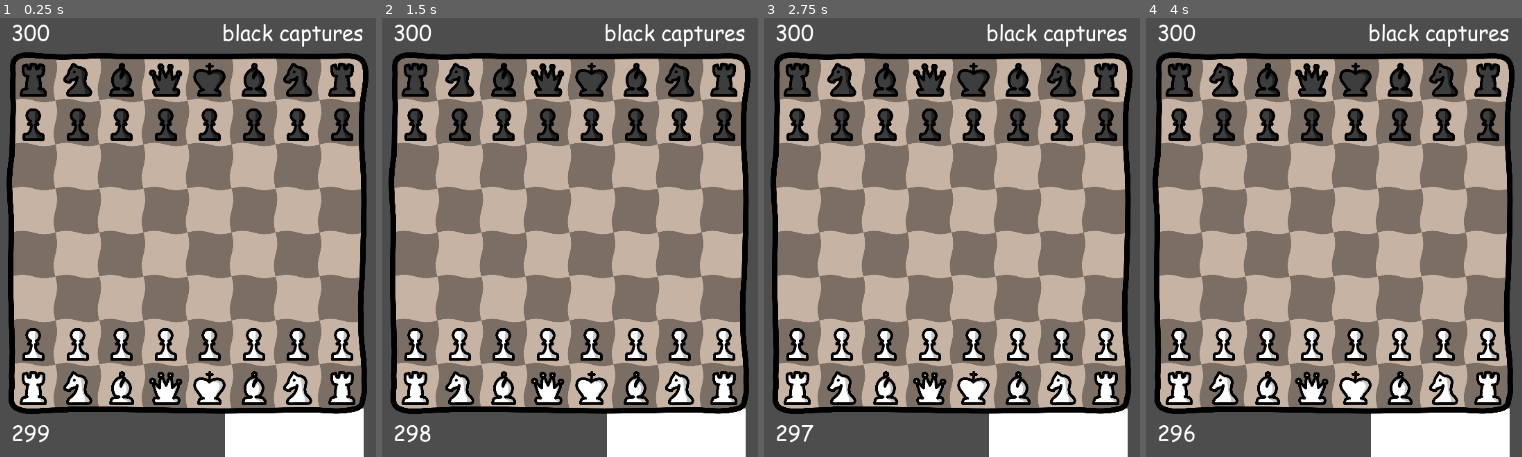
Above: before the commit, frames 1-4 (left to right).
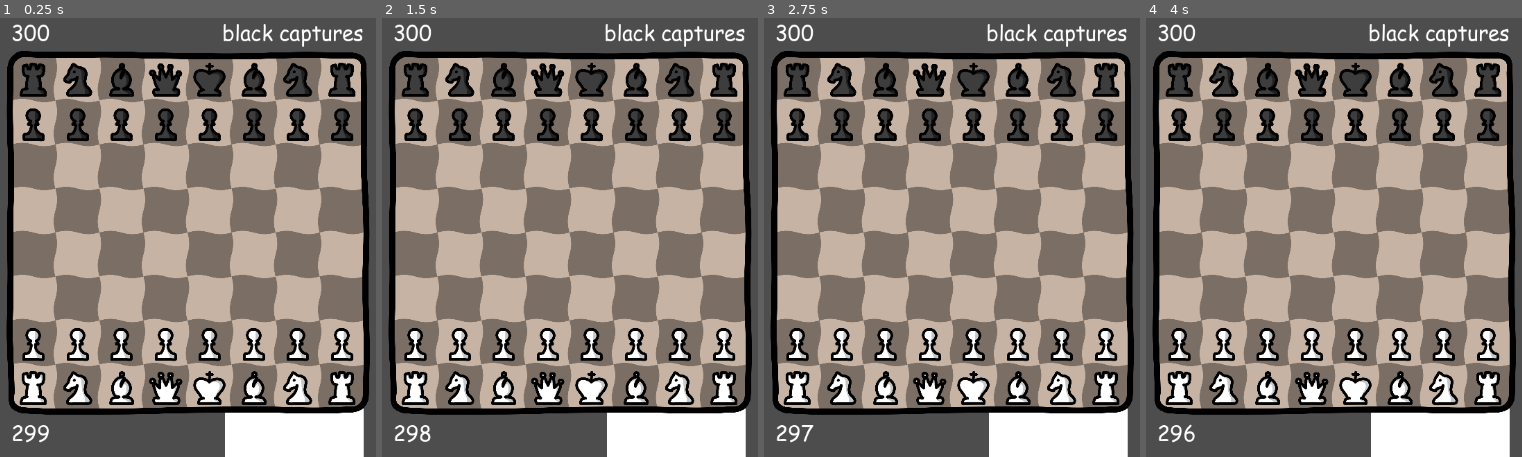
Above: after the commit, the same moments.

Repository: Empika1/DrunkChess
Game: Godot game, scene res://Scenes/Game.tscn
The game is run twice, just before and just after one commit, with the same random seed, the same clock (stepped at 60 frames per second) and the same inputs.
Inputs (mouse positions are in pixels of both pictures, inside the frame that each line leads up to):
- Up to frame 1 (0.25 s): no input
- Up to frame 2 (1.5 s): tap Enter at 0.5 s; move the mouse to (746, 211) at 0.52 s; click (746, 211) at 0.6 s; move the mouse to (408, 255) at 1.27 s; click (408, 255) at 1.35 s
- Up to frame 3 (2.75 s): tap Space at 2 s; move the mouse to (1030, 132) at 2.02 s; click (1030, 132) at 2.1 s
- Up to frame 4 (4 s): tap Enter at 2.75 s; move the mouse to (1292, 320) at 2.77 s; click (1292, 320) at 2.85 s; tap Space at 3.5 s; move the mouse to (outside the picture) at 3.52 s; click (outside the picture) at 3.6 s

The runs differ from the first frame. In frame 1, 3.2% of the frame differs, in the area x 1-99%, y 7-91%; in frame 2, 3.2%; in frame 3, 3.2%; in frame 4, 3.2%.

Commit message:
rounded rectangle shader yippeeee

Diff:
--- a/Scenes/Game.tscn
+++ b/Scenes/Game.tscn
@@ -9,6 +9,7 @@
 [ext_resource type="Shader" path="res://Shaders/CircleArcs.gdshader" id="6_uw84t"]
 [ext_resource type="Shader" path="res://Shaders/Arrows.gdshader" id="7_pwngt"]
 [ext_resource type="Texture2D" uid="uid://bqu4ssikxl5ej" path="res://Images/BoardBorder.svg" id="9_wubqd"]
+[ext_resource type="Shader" path="res://Shaders/RoundedBorder.gdshader" id="11_6jtdc"]
 [ext_resource type="Script" path="res://Scripts/GameManager.gd" id="15_uqtdi"]
 
 [sub_resource type="PlaceholderTexture2D" id="PlaceholderTexture2D_ujew3"]
@@ -55,6 +56,20 @@
 shader_parameter/arrowDistortPoints = null
 
 [sub_resource type="PlaceholderTexture2D" id="PlaceholderTexture2D_kb1m1"]
+
+[sub_resource type="ShaderMaterial" id="ShaderMaterial_uhl4r"]
+shader = ExtResource("11_6jtdc")
+shader_parameter/innerDistance = 0.03
+shader_parameter/outerDistance = 0.014
+shader_parameter/outerRadius = 0.045
+shader_parameter/noDistortLength = 0.035
+shader_parameter/bgCol = null
+shader_parameter/lineCol = Vector4(0, 0, 0, 1)
+shader_parameter/noiseMean = 0.695
+shader_parameter/noiseScale = Vector2(2.175, 0.054)
+shader_parameter/noiseSeed = 0.66
+
+[sub_resource type="PlaceholderTexture2D" id="PlaceholderTexture2D_dkrfx"]
 
 [node name="Control" type="Control"]
 layout_mode = 3
@@ -172,7 +187,7 @@
 hitRadiusColor = Color(0, 0, 0, 0.501961)
 thickness = 0.01
 whiteCapturerArrowColor = Color(1, 0.356863, 0.290196, 1)
-blackCapturerArrowColor = Color(1, 0.356863, 0.290196, 1)
+blackCapturerArrowColor = Color(0, 0.72549, 0.4, 1)
 arrowThickness = 0.005
 
 [node name="Aspect" type="AspectRatioContainer" parent="MainContainer/VBoxContainer/BoardSquare"]
@@ -185,11 +200,18 @@
 stretch_mode = 3
 
 [node name="BoardBorder" type="TextureRect" parent="MainContainer/VBoxContainer/BoardSquare/Aspect/SmallerBoardSquare"]
+visible = false
 z_index = 1
 layout_mode = 2
 texture = ExtResource("9_wubqd")
 expand_mode = 1
 
+[node name="TextureRect" type="TextureRect" parent="MainContainer/VBoxContainer/BoardSquare/Aspect/SmallerBoardSquare"]
+z_index = 1
+material = SubResource("ShaderMaterial_uhl4r")
+layout_mode = 2
+texture = SubResource("PlaceholderTexture2D_dkrfx")
+
 [node name="WhiteUIContainer" type="HBoxContainer" parent="MainContainer/VBoxContainer"]
 layout_mode = 2
 size_flags_vertical = 3
--- a/Scenes/test.tscn
+++ b/Scenes/test.tscn
@@ -1,15 +1,10 @@
 [gd_scene load_steps=4 format=3 uid="uid://6ybrga46cr3v"]
 
-[ext_resource type="Shader" path="res://Shaders/RoundedRectangle.gdshader" id="1_3peu0"]
+[ext_resource type="Shader" path="res://Shaders/test.gdshader" id="2_b0pak"]
 
 [sub_resource type="ShaderMaterial" id="ShaderMaterial_3x0sm"]
-shader = ExtResource("1_3peu0")
-shader_parameter/innerDistance = 0.045
-shader_parameter/outerDistance = 0.01
-shader_parameter/outerRadius = 0.075
-shader_parameter/aspectRatio = 3.0
-shader_parameter/bgCol = null
-shader_parameter/lineCol = Vector4(0, 0, 0, 1)
+shader = ExtResource("2_b0pak")
+shader_parameter/slice = 0.545
 
 [sub_resource type="PlaceholderTexture2D" id="PlaceholderTexture2D_mtti4"]
 
@@ -17,5 +12,5 @@
 material = SubResource("ShaderMaterial_3x0sm")
 offset_right = 1.0
 offset_bottom = 1.0
-scale = Vector2(1536, 512)
+scale = Vector2(512, 512)
 texture = SubResource("PlaceholderTexture2D_mtti4")
--- a/Scenes/test2.tscn
+++ b/Scenes/test2.tscn
@@ -1,12 +1,30 @@
-[gd_scene load_steps=2 format=3 uid="uid://b42l4w2003jao"]
+[gd_scene load_steps=4 format=3 uid="uid://b42l4w2003jao"]
 
-[ext_resource type="Texture2D" uid="uid://bqu4ssikxl5ej" path="res://Images/BoardBorder.svg" id="2_tgsk6"]
+[ext_resource type="Shader" path="res://Shaders/RoundedBorder.gdshader" id="1_mbcxu"]
+
+[sub_resource type="ShaderMaterial" id="ShaderMaterial_qfate"]
+shader = ExtResource("1_mbcxu")
+shader_parameter/innerDistance = 0.065
+shader_parameter/outerDistance = 0.035
+shader_parameter/outerRadius = 0.145
+shader_parameter/noDistortLength = 0.151
+shader_parameter/bgCol = null
+shader_parameter/lineCol = Vector4(0, 0, 0, 1)
+shader_parameter/noiseMean = 0.695
+shader_parameter/noiseScale = Vector2(2.175, 0.015)
+shader_parameter/noiseSeed = 0.435
+
+[sub_resource type="PlaceholderTexture2D" id="PlaceholderTexture2D_rqdx4"]
 
 [node name="Control" type="TextureRect"]
+material = SubResource("ShaderMaterial_qfate")
 anchors_preset = 15
 anchor_right = 1.0
 anchor_bottom = 1.0
+offset_right = -639.435
+offset_bottom = -136.0
 grow_horizontal = 2
 grow_vertical = 2
-texture = ExtResource("2_tgsk6")
+scale = Vector2(1.935, 1.235)
+texture = SubResource("PlaceholderTexture2D_rqdx4")
 expand_mode = 1
--- a/Shaders/Arcs.gdshader
+++ b/Shaders/Arcs.gdshader
@@ -1,6 +1,7 @@
 shader_type canvas_item;
 #include "LSquared.gdshaderinc"
 #include "AClockwise.gdshaderinc"
+#include "Constants.gdshaderinc"
 
 const int numArcs = 64;
 uniform vec2[numArcs] arcCenters;
@@ -11,8 +12,13 @@
 uniform vec2[numArcs] arcStarts;
 uniform vec2[numArcs] arcEnds;
 
+varying float canvas11;
+void vertex() {
+	canvas11 = CANVAS_MATRIX[1][1];
+}
+
 void fragment() {
-	float blur = 0.0006;
+	float blur = blurC / canvas11;
 
 	COLOR = vec4(0.);
 	for(int i = 0; i < numArcs; i++) {
--- a/Shaders/Arrows.gdshader
+++ b/Shaders/Arrows.gdshader
@@ -1,6 +1,7 @@
 shader_type canvas_item;
 #include "LineBlur.gdshaderinc"
 #include "Distort.gdshaderinc"
+#include "Constants.gdshaderinc"
 
 const int numArrows = 128;
 uniform vec2[numArrows] arrowStarts;
@@ -10,8 +11,13 @@
 uniform float[numArrows] arrowThicknesses;
 uniform vec2[numArrows] arrowDistortPoints;
 
+varying float canvas11;
+void vertex() {
+	canvas11 = CANVAS_MATRIX[1][1];
+}
+
 void fragment() {
-	float blur = 0.0006;
+	float blur = blurC / canvas11;
 	COLOR = vec4(0.);
 	for(int i = 0; i < numArrows; i++) {
 		vec4 col1 = vec4(arrowColorsrg[i].xy, arrowColorsba[i].xy);
--- a/Shaders/CircleArcs.gdshader
+++ b/Shaders/CircleArcs.gdshader
@@ -1,6 +1,7 @@
 shader_type canvas_item;
 #include "LSquared.gdshaderinc"
 #include "AClockwise.gdshaderinc"
+#include "Constants.gdshaderinc"
 
 const int numCircles = 32;
 uniform vec2[numCircles] circleCenters;
@@ -14,8 +15,13 @@
 uniform vec2[numArcs] arcStarts;
 uniform vec2[numArcs] arcEnds;
 
+varying float canvas11;
+void vertex() {
+	canvas11 = CANVAS_MATRIX[1][1];
+}
+
 void fragment() {
-	float blur = 0.0006;
+	float blur = blurC / canvas11;
 
 	COLOR = vec4(0.);
 
--- a/Shaders/Circles.gdshader
+++ b/Shaders/Circles.gdshader
@@ -1,5 +1,6 @@
 shader_type canvas_item;
 #include "LSquared.gdshaderinc"
+#include "Constants.gdshaderinc"
 
 const int numCircles = 64;
 uniform vec2[numCircles] circleCenters;
@@ -7,8 +8,13 @@
 uniform vec2[numCircles] circleColorsrg;
 uniform vec2[numCircles] circleColorsba;
 
+varying float canvas11;
+void vertex() {
+	canvas11 = CANVAS_MATRIX[1][1];
+}
+
 void fragment() {
-	float blur = 0.0006;
+	float blur = blurC / canvas11;
 
 	COLOR = vec4(0.);
 	for(int i = 0; i < numCircles; i++) {
--- a/Shaders/Lines.gdshader
+++ b/Shaders/Lines.gdshader
@@ -1,5 +1,6 @@
 shader_type canvas_item;
 #include "LineBlur.gdshaderinc"
+#include "Constants.gdshaderinc"
 
 const int numlines = 16;
 uniform vec2[numlines] lineStarts;
@@ -8,8 +9,13 @@
 uniform vec2[numlines] lineColorsba;
 uniform float[numlines] lineThicknesses;
 
+varying float canvas11;
+void vertex() {
+	canvas11 = CANVAS_MATRIX[1][1];
+}
+
 void fragment() {
-	float blur = 0.0006;
+	float blur = blurC / canvas11;
 	COLOR = vec4(0.);
 	for(int i = 0; i < numlines; i++) {
 		vec4 col1 = vec4(lineColorsrg[i].xy, lineColorsba[i].xy);
--- /dev/null
+++ b/Shaders/RoundedBorder.gdshader
@@ -0,0 +1,136 @@
+shader_type canvas_item;
+
+#include "Constants.gdshaderinc"
+#include "Noise.gdshaderinc"
+
+uniform float innerDistance;
+uniform float outerDistance;
+uniform float outerRadius;
+uniform float noDistortLength;
+uniform vec4 bgCol;
+uniform vec4 lineCol;
+//uniform sampler2D noise;
+uniform float noiseMean;
+uniform vec2 noiseScale;
+uniform float noiseSeed;
+
+varying float aspectRatio;
+varying float model11;
+varying float canvas11;
+varying float screen11;
+void vertex() {
+	model11 = MODEL_MATRIX[1][1];
+	canvas11 = CANVAS_MATRIX[1][1];
+	screen11 = SCREEN_MATRIX[1][1];
+	aspectRatio = MODEL_MATRIX[0][0] / model11;
+}
+
+//float sampleNoise(float uv) {
+	//return (texture(noise, vec2(mod(uv * noiseScale.x + noiseSeed, 1.), 0.)).r - noiseMean) * noiseScale.y;
+//}
+
+const float noiseScaleYConst = 0.1;
+float sampleNoise(float uv) {
+	return sNoise1D(uv * noiseScale.x + noiseSeed) * noiseScale.y * noiseScaleYConst;
+}
+
+void fragment() {
+	vec2 newUV = vec2(UV.x * aspectRatio, UV.y);
+
+	if(newUV.x >= newUV.y && aspectRatio - newUV.x >= newUV.y &&
+		newUV.y <= 0.5) {
+		float displacement = sampleNoise(UV.x);
+		float displacementScale = min(newUV.x - newUV.y, aspectRatio - newUV.x - newUV.y);
+		displacementScale = clamp(displacementScale, 0., noDistortLength) / noDistortLength;
+		displacementScale = smoothstep(0., 1., displacementScale);
+		newUV.y += displacement * displacementScale;
+	}
+	else if(newUV.x <= newUV.y && newUV.x <= 1. - newUV.y &&
+		newUV.x <= 0.5 * aspectRatio) {
+		float displacement = sampleNoise(UV.y + 1.);
+		float displacementScale = min(newUV.y - newUV.x, 1. - newUV.y - newUV.x);
+		displacementScale = clamp(displacementScale, 0., noDistortLength) / noDistortLength;
+		displacementScale = smoothstep(0., 1., displacementScale);
+		newUV.x += displacement * displacementScale;
+	}
+	else if(newUV.x >= 1. - newUV.y && aspectRatio - newUV.x >= 1. - newUV.y &&
+		newUV.y >= 0.5) {
+		float displacement = sampleNoise(UV.x + 2.);
+		float displacementScale = min(newUV.x - (1. - newUV.y), aspectRatio - newUV.x - (1. - newUV.y));
+		displacementScale = clamp(displacementScale, 0., noDistortLength) / noDistortLength;
+		displacementScale = smoothstep(0., 1., displacementScale);
+		newUV.y -= displacement * displacementScale;
+	}
+	else if(aspectRatio - newUV.x <= newUV.y && aspectRatio - newUV.x <= 1. - newUV.y &&
+		newUV.x >= 0.5 * aspectRatio) {
+		float displacement = sampleNoise(UV.y + 3.);
+		float displacementScale = min(newUV.y - (aspectRatio - newUV.x), 1. - newUV.y - (aspectRatio - newUV.x));
+		displacementScale = clamp(displacementScale, 0., noDistortLength) / noDistortLength;
+		displacementScale = smoothstep(0., 1., displacementScale);
+		newUV.x -= displacement * displacementScale;
+	}
+
+	vec2 topLeftCircleCenter = vec2(outerDistance + outerRadius);
+	vec2 topRightCircleCenter = vec2(aspectRatio - topLeftCircleCenter.x, topLeftCircleCenter.y);
+	vec2 bottomLeftCircleCenter = vec2(topLeftCircleCenter.x, 1. - topLeftCircleCenter.y);
+	vec2 bottomRightCircleCenter = vec2(aspectRatio - topLeftCircleCenter.x, 1. - topLeftCircleCenter.y);
+	vec2 circleCenter = vec2(-9999.);
+	if(newUV.x <= topLeftCircleCenter.x && newUV.y <= topLeftCircleCenter.y) {
+		circleCenter = topLeftCircleCenter;
+	}
+	else if(newUV.x >= topRightCircleCenter.x && newUV.y <= topRightCircleCenter.y) {
+		circleCenter = topRightCircleCenter;
+	}
+	else if(newUV.x <= bottomLeftCircleCenter.x && newUV.y >= bottomLeftCircleCenter.y) {
+		circleCenter = bottomLeftCircleCenter;
+	}
+	else if(newUV.x >= bottomRightCircleCenter.x && newUV.y >= bottomRightCircleCenter.y) {
+		circleCenter = bottomRightCircleCenter;
+	}
+
+	float newBlur = blurC / canvas11;
+	if(circleCenter != vec2(-9999.)) {
+		float dist = length(newUV - circleCenter);
+		float innerRadius = outerRadius + outerDistance - innerDistance;
+		if(dist <= innerRadius - newBlur) {
+			COLOR = bgCol;
+		}
+		else if(dist <= innerRadius) {
+			float lerp = (innerRadius - dist) / newBlur;
+			COLOR = bgCol * lerp + lineCol * (1. - lerp);
+		}
+		else if(dist <= outerRadius) {
+			COLOR = lineCol;
+		}
+		else if(dist <= outerRadius + newBlur) {
+			float lerp = (dist - outerRadius) / newBlur;
+			COLOR = bgCol * lerp + lineCol * (1. - lerp);
+		}
+		else {
+			COLOR = bgCol;
+		}
+	}
+	else {
+		float distFromEdge = newUV.x;
+		distFromEdge = min(distFromEdge, newUV.y);
+		distFromEdge = min(distFromEdge, aspectRatio - newUV.x);
+		distFromEdge = min(distFromEdge, 1. - newUV.y);
+		if(distFromEdge <= outerDistance - newBlur) {
+			COLOR = bgCol;
+		}
+		else if(distFromEdge <= outerDistance) {
+			float lerp = (outerDistance - distFromEdge) / newBlur;
+			COLOR = bgCol * lerp + lineCol * (1. - lerp);
+		}
+		else if(distFromEdge <= innerDistance) {
+			COLOR = lineCol;
+		}
+		else if(distFromEdge <= innerDistance + newBlur) {
+			float lerp = (distFromEdge - innerDistance) / newBlur;
+			COLOR = bgCol * lerp + lineCol * (1. - lerp);
+		}
+		else {
+			COLOR = bgCol;
+		}
+	}
+}
--- a/Shaders/RoundedRectangle.gdshader
+++ /dev/null
@@ -1,94 +0,0 @@
-shader_type canvas_item;
-
-uniform float innerDistance;
-uniform float outerDistance;
-uniform float outerRadius;
-uniform float aspectRatio; //width / height
-uniform vec4 bgCol;
-uniform vec4 lineCol;
-
-const float blur = 0.0006;
-
-void fragment() {
-	float widthScale;
-	float heightScale;
-	if(aspectRatio < 1.) {
-		heightScale = 1.;
-		widthScale = aspectRatio;
-	}
-	else {
-		widthScale = 1.;
-		heightScale = 1. / aspectRatio;
-	}
-
-	vec2 transformedUV = UV;
-	transformedUV.x *= widthScale;
-	transformedUV.y *= heightScale;
-	if(UV.x > widthScale * 0.5 / widthScale) {
-		transformedUV.x += 1. - widthScale;
-	}
-	if(UV.y > heightScale * 0.5 / heightScale) {
-		transformedUV.y += 1. - heightScale;
-	}
-
-	vec2 topLeftCircleCenter = vec2(outerDistance + outerRadius);
-	vec2 topRightCircleCenter = vec2(1. - topLeftCircleCenter.x, topLeftCircleCenter.y);
-	vec2 bottomLeftCircleCenter = vec2(topLeftCircleCenter.x, 1. - topLeftCircleCenter.y);
-	vec2 bottomRightCircleCenter = vec2(1. - topLeftCircleCenter.x, 1. - topLeftCircleCenter.y);
-
-	vec2 circleCenter = vec2(-1.);
-	if(transformedUV.x <= topLeftCircleCenter.x && transformedUV.y <= topLeftCircleCenter.y) {
-		circleCenter = topLeftCircleCenter;
-	}
-	else if(transformedUV.x >= topRightCircleCenter.x && transformedUV.y <= topRightCircleCenter.y) {
-		circleCenter = topRightCircleCenter;
-	}
-	else if(transformedUV.x <= bottomLeftCircleCenter.x && transformedUV.y >= bottomLeftCircleCenter.y) {
-		circleCenter = bottomLeftCircleCenter;
-	}
-	else if(transformedUV.x >= bottomRightCircleCenter.x && transformedUV.y >= bottomRightCircleCenter.y) {
-		circleCenter = bottomRightCircleCenter;
-	}
-
-	if(circleCenter != vec2(-1.)) {
-		float dist = length(transformedUV - circleCenter);
-		float innerRadius = outerRadius + outerDistance - innerDistance;
-		if(dist < innerRadius - blur) {
-			COLOR = bgCol;
-		}
-		else if(dist < innerRadius) {
-			float lerp = (innerRadius - dist) / blur;
-			COLOR = bgCol * lerp + lineCol * (1. - lerp);
-		}
-		else if(dist < outerRadius) {
-			COLOR = lineCol;
-		}
-		else if(dist < outerRadius + blur) {
-			float lerp = (outerRadius + blur - dist) / blur;
-			COLOR = lineCol * lerp + bgCol * (1. - lerp);
-		}
-		else {
-			COLOR = bgCol;
-		}
-	}
-	else {
-		float maxDist = max(abs(transformedUV.x - 0.5), abs(transformedUV.y - 0.5));
-		if(maxDist < 0.5 - innerDistance - blur) {
-			COLOR = bgCol;
-		}
-		else if(maxDist < 0.5 - innerDistance) {
-			float lerp = (0.5 - innerDistance - maxDist) / blur;
-			COLOR = bgCol * lerp + lineCol * (1. - lerp);
-		}
-		else if(maxDist < 0.5 - outerDistance) {
-			COLOR = lineCol;
-		}
-		else if(maxDist < 0.5 - outerDistance + blur) {
-			float lerp = (0.5 - outerDistance + blur - maxDist) / blur;
-			COLOR = lineCol * lerp + bgCol * (1. - lerp);
-		}
-		else {
-			COLOR = bgCol;
-		}
-	}
-}
--- a/Shaders/test.gdshader
+++ b/Shaders/test.gdshader
@@ -1,5 +1,9 @@
 shader_type canvas_item;
 
+uniform float slice;
+
+#include "Noise.gdshaderinc"
+
 void fragment() {
-	COLOR = vec4(vec3(TEXTURE_PIXEL_SIZE.y / TEXTURE_PIXEL_SIZE.x), 1.);
+	COLOR = vec4(vec3(0.5 * sNoise1D(UV.x * 5.) + 0.5), 1.);
 }
Binary file added: Images/HandmadeNoise.png
Not shown, added: Images/HandmadeNoise.png.import
Not shown: 1 places in Scenes/Game.tscn that only renumber resources
Not shown, added: Shaders/Constants.gdshaderinc
Not shown, added: Shaders/Noise.gdshaderinc
